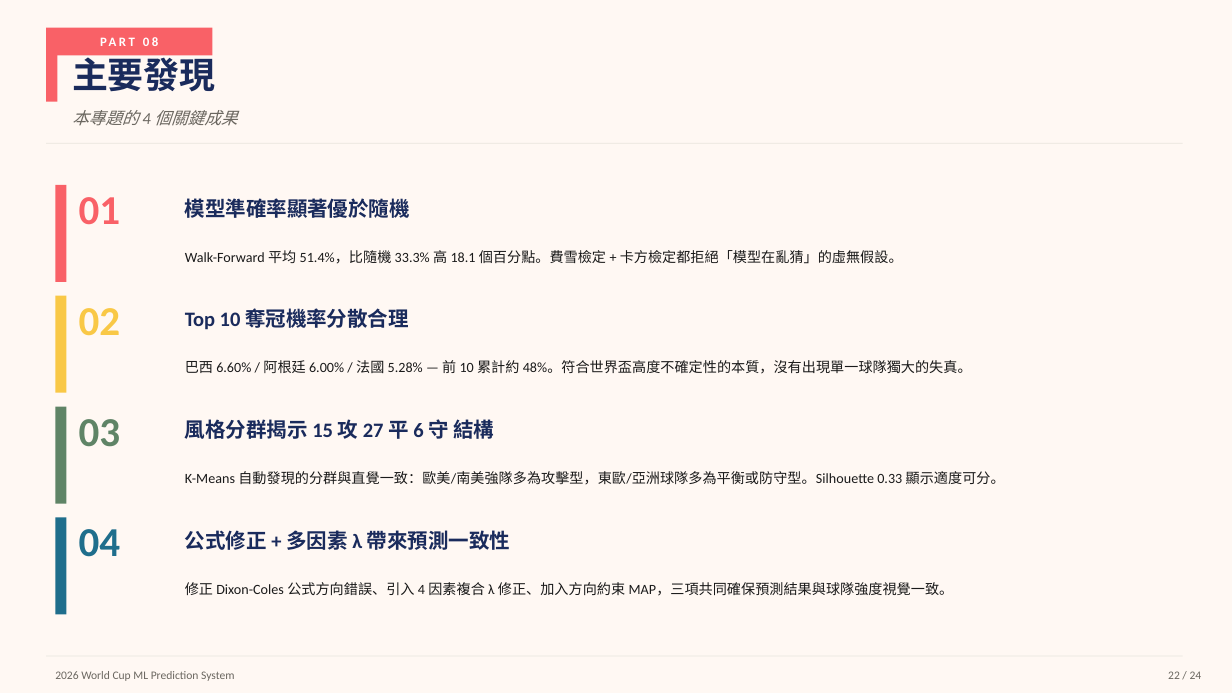
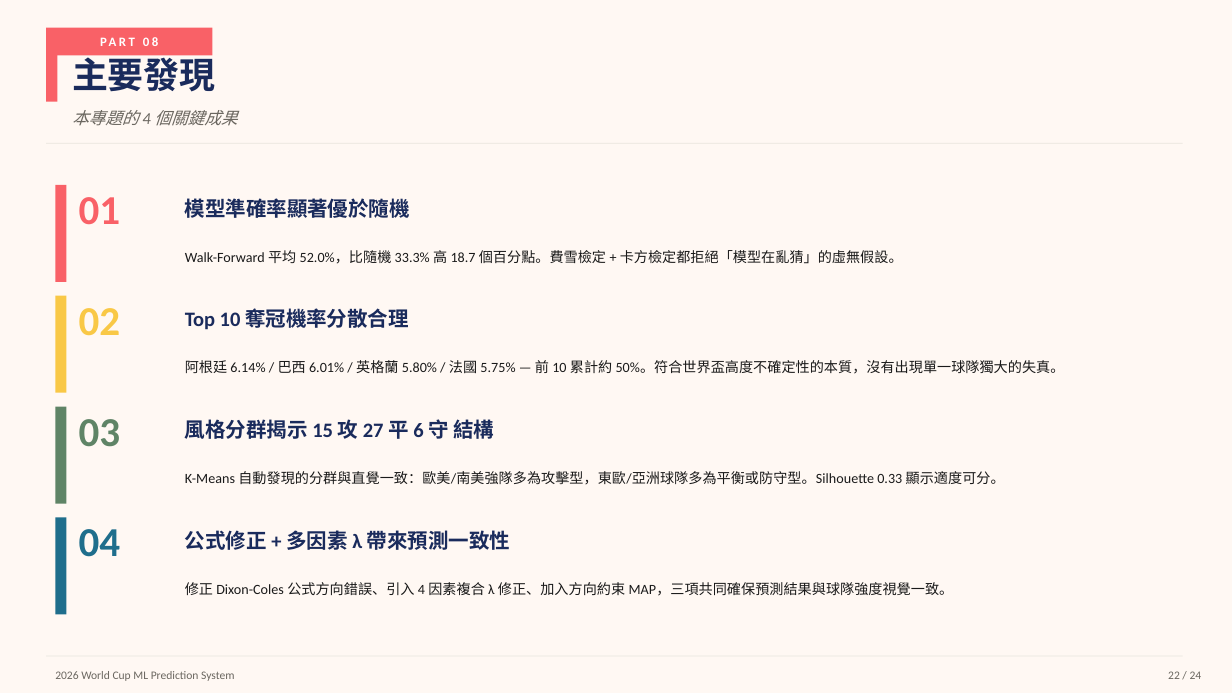
Before and after one commit to AstorYeh/worldcup-ml-2026, a slide deck: slide 22 of presentation/2026_WorldCup_ML_期末報告.pptx. Drawn at 1232x693 pixels with LibreOffice and Linux fonts; fonts in the diff are those of the drawing. Boxes give left, top, right and bottom in pixels: in the first picture for what was removed or moved away, otherwise in the second. Text is boxed around its words. In the diff, an @@ line names an element or a change of style, - is before the commit and + after.

```diff
--- a/presentation/2026_WorldCup_ML_期末報告.pptx
+++ b/presentation/2026_WorldCup_ML_期末報告.pptx
@@ text at (185,250,903,264): text changed @@
-Walk-Forward 平均 51.4%，比隨機 33.3% 高 18.1 個百分點。費雪檢定 + 卡方檢定都拒絕「模型在亂猜」的虛無假設。
+Walk-Forward 平均 52.0%，比隨機 33.3% 高 18.7 個百分點。費雪檢定 + 卡方檢定都拒絕「模型在亂猜」的虛無假設。
@@ text at (185,360,1065,374): text changed @@
-巴西 6.60% / 阿根廷 6.00% / 法國 5.28% — 前 10 累計約 48%。符合世界盃高度不確定性的本質，沒有出現單一球隊獨大的失真。
+阿根廷 6.14% / 巴西 6.01% / 英格蘭 5.80% / 法國 5.75% — 前 10 累計約 50%。符合世界盃高度不確定性的本質，沒有出現單一球隊獨大的失真。
```
Also in this commit, not shown: 3 other slides changed, 8 other files.
